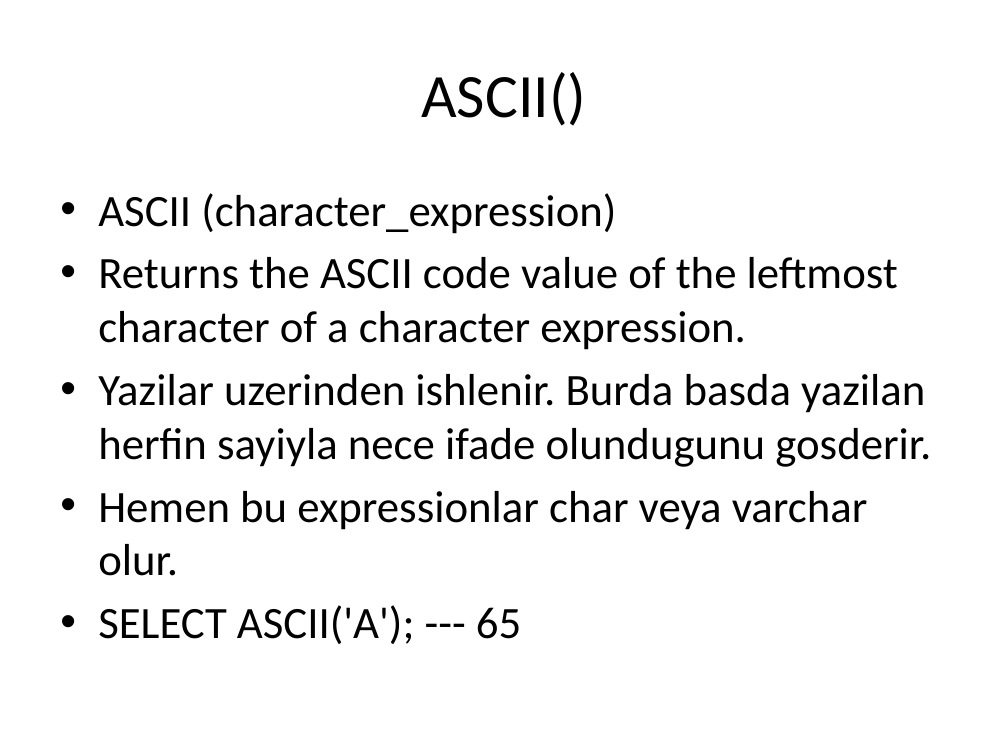
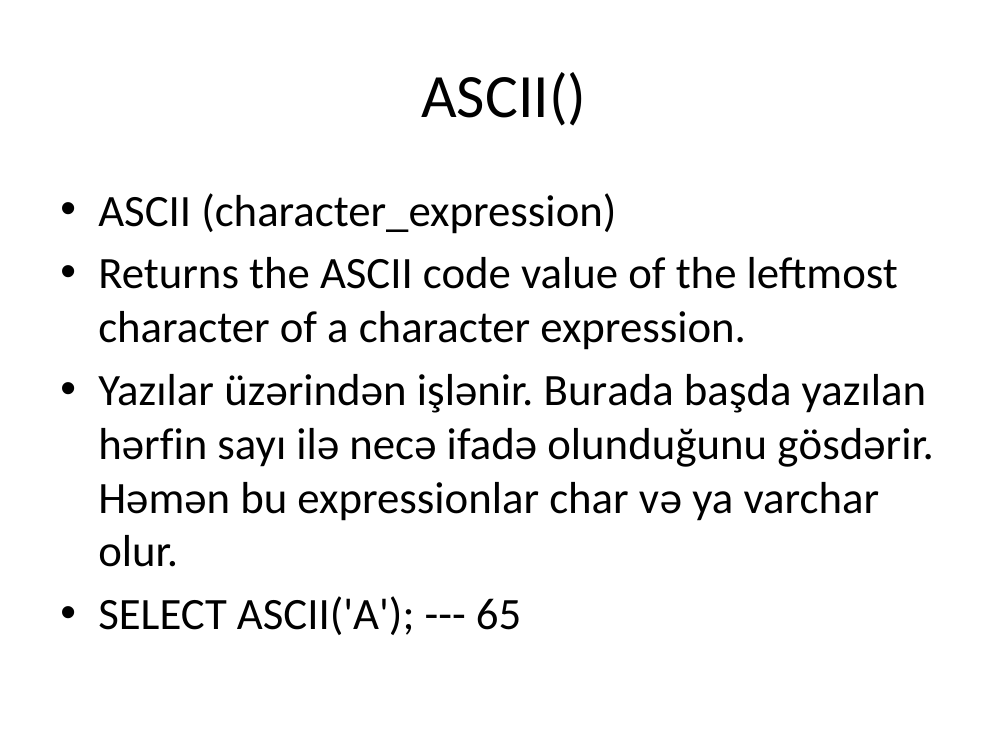
Before and after one commit to s-jamal/P202-25.04.2017, a slide deck: slide 2 of sql string functions.pptx. Drawn at 1008x756 pixels with LibreOffice and Linux fonts; fonts in the diff are those of the drawing. Boxes give left, top, right and bottom in pixels: in the first picture for what was removed or moved away, otherwise in the second. Text is boxed around its words. In the diff, an @@ line names an element or a change of style, - is before the commit and + after.

```diff
--- a/sql string functions.pptx
+++ b/sql string functions.pptx
@@ text at [98, 374, 934, 567]: text changed @@
-• Yazilar uzerinden ishlenir. Burda basda yazilan herfin sayiyla nece ifade olundugunu gosderir.
-• Hemen bu expressionlar char veya varchar olur.
+• Yazılar üzərindən işlənir. Burada başda yazılan hərfin sayı ilə necə ifadə olunduğunu gösdərir. Həmən bu expressionlar char və ya varchar olur.
```
Also in this commit, not shown: 9 other slides changed.
